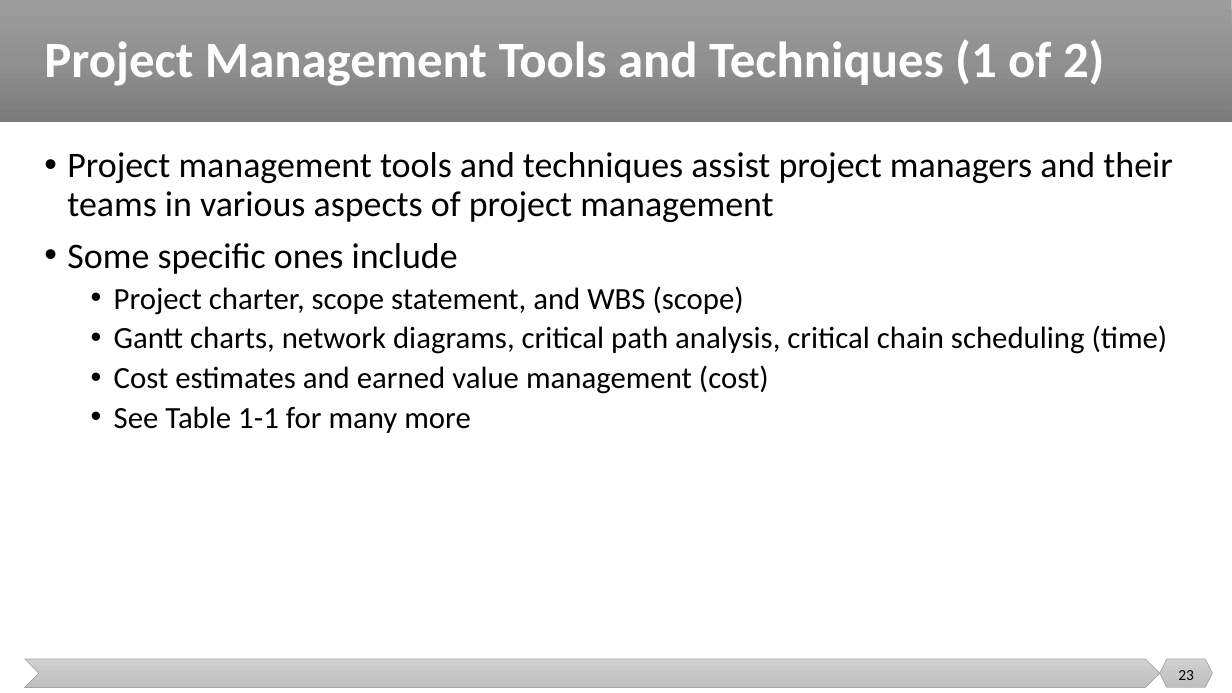
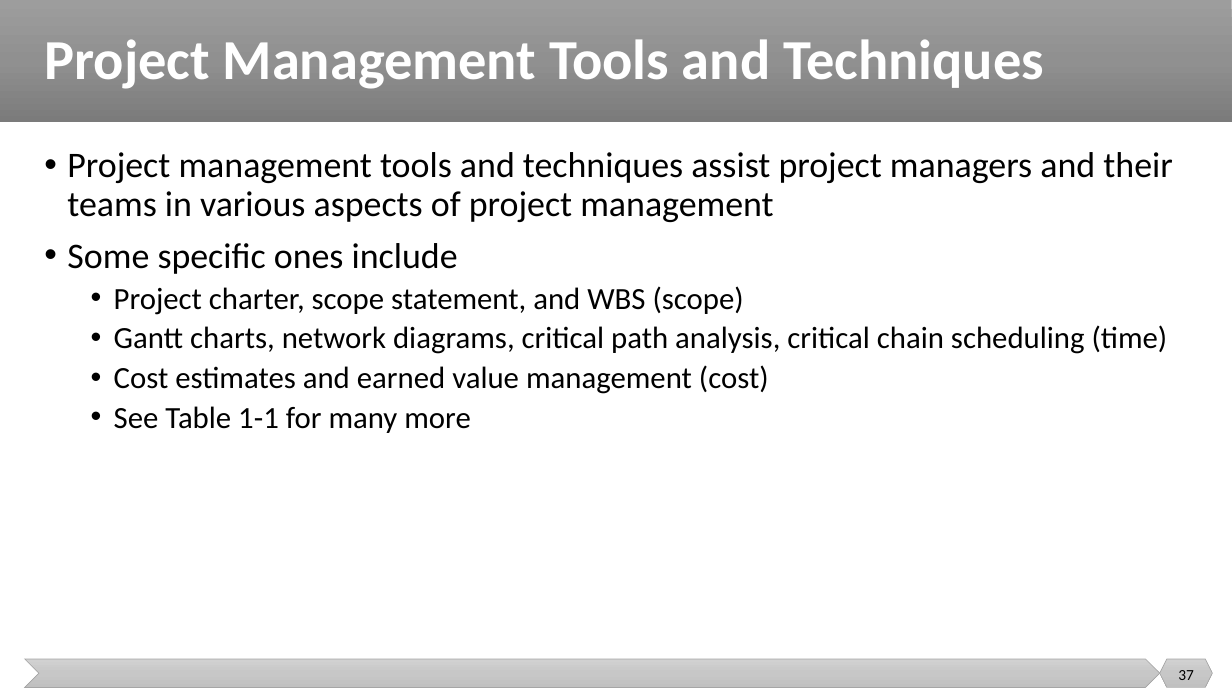
Before and after one commit to malenezi/malenezi, a slide deck: slide 37 of SE423/Lectures/1-Introduction/Introduction.pptx (slide 23 before the commit). Drawn at 1232x693 pixels with LibreOffice and Linux fonts; fonts in the diff are those of the drawing. Boxes give left, top, right and bottom in pixels: in the first picture for what was removed or moved away, otherwise in the second. Text is boxed around its words. In the diff, an @@ line names an element or a change of style, - is before the commit and + after.

```diff
--- a/SE423/Lectures/1-Introduction/Introduction.pptx
+++ b/SE423/Lectures/1-Introduction/Introduction.pptx
@@ title at (44,39,1044,89): text changed; size 39.6 to 44 pt @@
-Project Management Tools and Techniques (1 of 2)
+Project Management Tools and Techniques
@@ page number at (1178,670,1194,680): text changed @@
-23
+37
```
Also in this commit, not shown: 7 other slides changed, 3 slides added, 5 slides removed.
